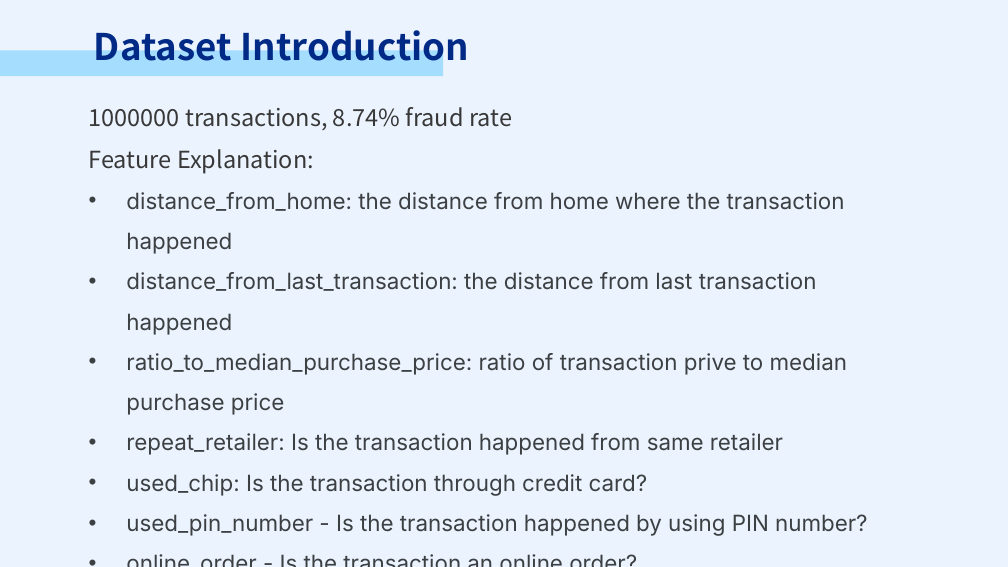
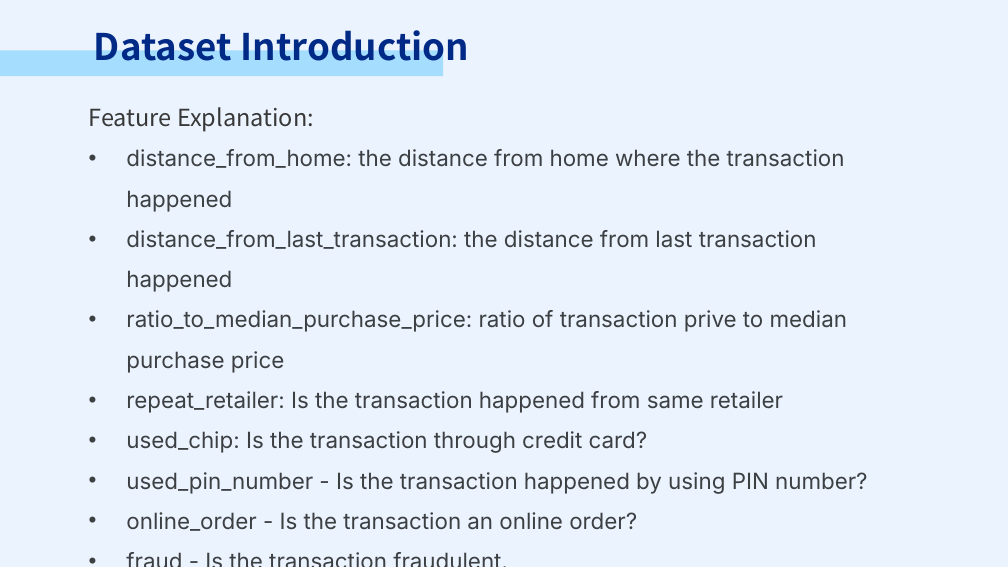
Before and after one commit to PSTAT197-F23/PSTAT197A_FP_Group1, a slide deck: slide 5 of scripts/drafts/PRESENTATION.pptx (slide 3 before the commit). Drawn at 1008x567 pixels with LibreOffice and Linux fonts; fonts in the diff are those of the drawing. Boxes give left, top, right and bottom in pixels: in the first picture for what was removed or moved away, otherwise in the second. Text is boxed around its words. In the diff, an @@ line names an element or a change of style, - is before the commit and + after.

```diff
--- a/scripts/drafts/PRESENTATION.pptx
+++ b/scripts/drafts/PRESENTATION.pptx
@@ text at (89, 107, 512, 130): paragraph removed @@
-1000000 transactions, 8.74% fraud rate
```
Also in this commit, not shown: 4 other slides changed, 1 slide added, 8 slides removed.
